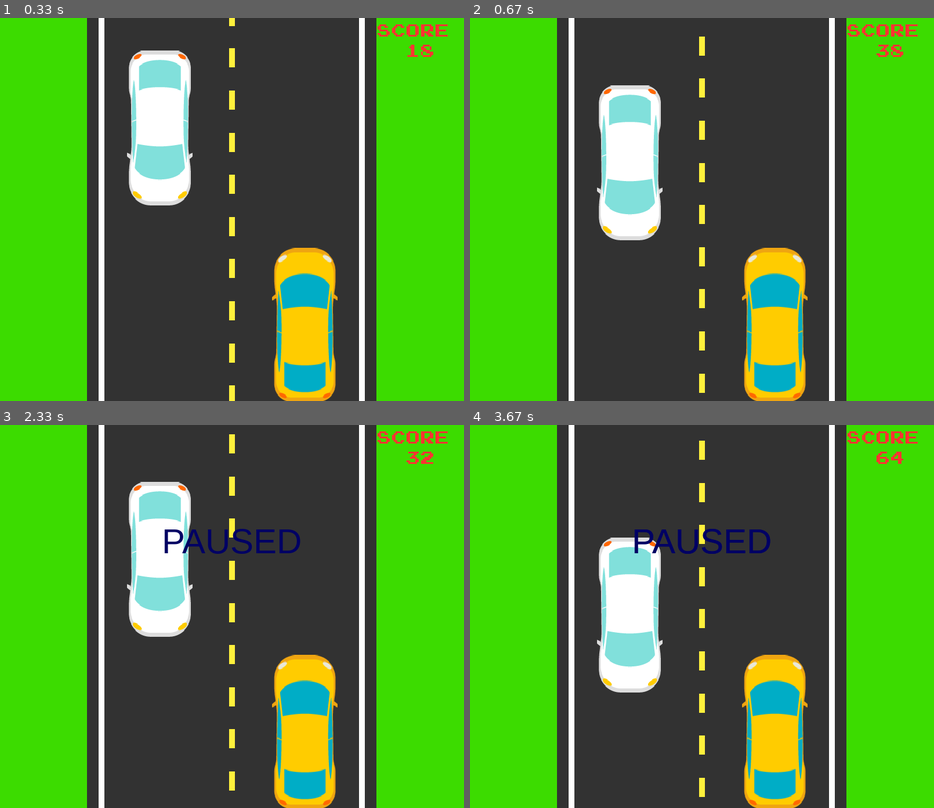
Above: before the commit, frames 1-4 (two rows, left to right).
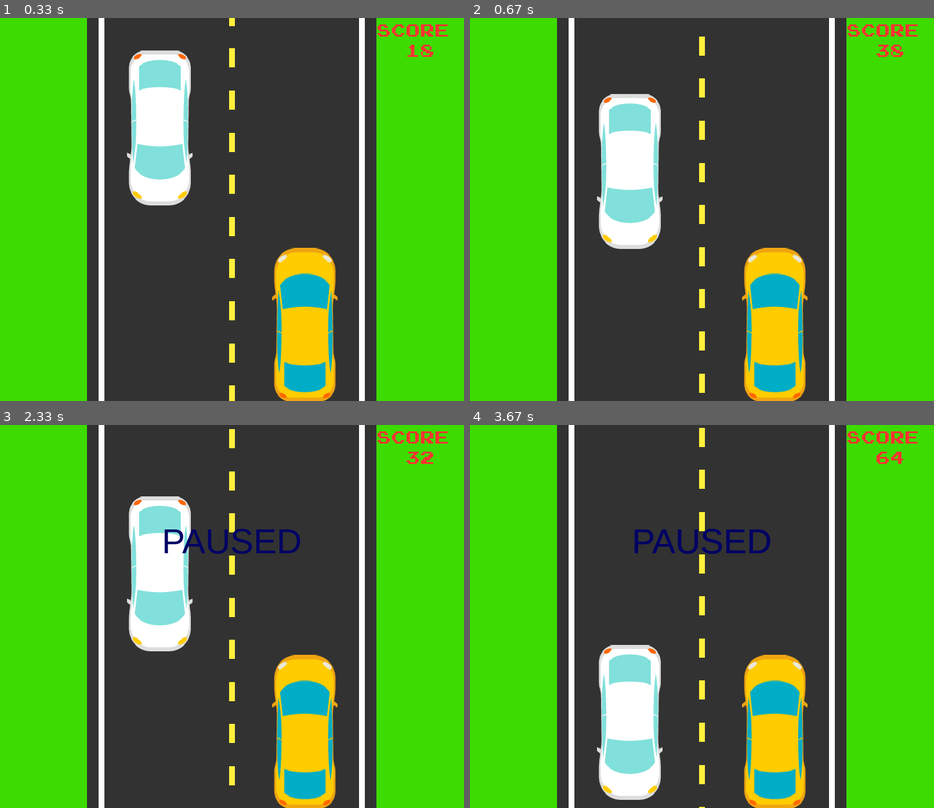
Above: after the commit, the same moments.

Repository: abidurrahman11/Pygame-Racing-Car
Game: pygame game, started from cargame.py
Same seed, same stepped clock (60 frames per second), same inputs: the game is played once before the commit and once after it.
Inputs:
- Up to frame 1 (0.33 s): no input
- Up to frame 2 (0.67 s): tap W at 0.33 s
- Up to frame 3 (2.33 s): tap A at 0.67 s; tap Space at 1, 1.33, 1.73, 2.03, 2.23 s; hold Right 1.67-2.13 s; hold Up from 2.17 s (still down)
- Up to frame 4 (3.67 s): release Up at 2.47 s; hold D 2.5-2.97 s; tap Space at 2.57, 2.87, 3.07, 3.37, 3.63 s; hold Left 3-3.53 s

Frame 1 is identical in both runs. In frame 2, 2.1% of the frame differs, in the area x 27-42%, y 17-61%; in frame 3, 3.4%; in frame 4, 8.9%, in the area x 27-51%, y 0-100%.

Commit message:
Update cargame.py : Pressing the up key makes car go faster

Diff:
--- a/cargame.py
+++ b/cargame.py
@@ -159,6 +159,8 @@
                 if event.key in [pygame.K_d, pygame.K_RIGHT] and self.car_lane == "L":
                     self.car_loc = self.car_loc.move([int(self.road_w / 2), 0])
                     self.car_lane = "R"
+                if event.key in [pygame.K_w, pygame.K_UP]:
+                    self.speed = self.speed + 5
                 if event.key in [pygame.K_SPACE, pygame.K_r] and self.game_state == "GAME OVER":
                     self.restart_game()
                 if event.key in [pygame.K_SPACE]:
@@ -166,6 +168,9 @@
                         self.game_paused = True
                 if event.key in [pygame.K_ESCAPE, pygame.K_q]:
                     self.quit_game()
+            if event.type == pygame.KEYUP:
+                if event.key in [pygame.K_w, pygame.K_UP]:
+                    self.speed = self.speed - 5
             if event.type == pygame.VIDEORESIZE:
                 self.SCREEN_WIDTH, self.SCREEN_HEIGHT = event.w, event.h
                 self.SCREEN = pygame.display.set_mode(
